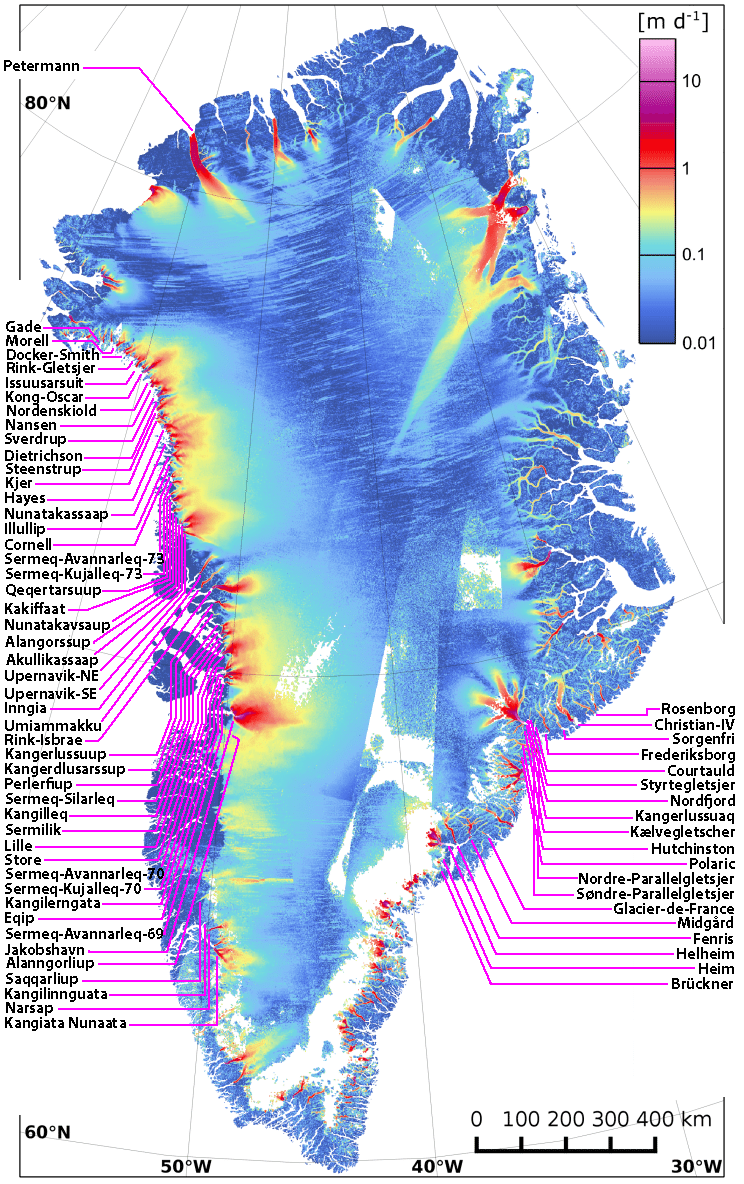
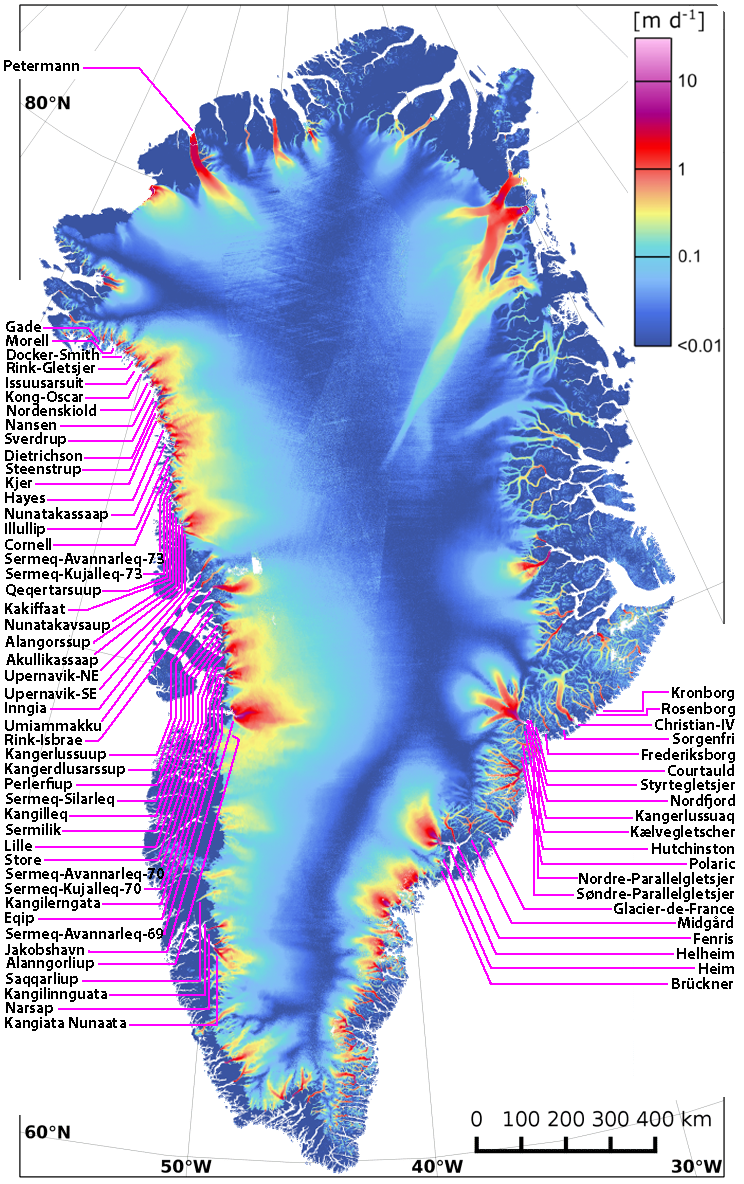
Before/after of a 744×1184 layered artwork. What changed in the layer stack:
removed layer "Layer 1" from group "Kangerlussuaq" over [603, 681, 734, 712]
painted on "Whiteout" over [628, 9, 721, 357]
painted on "Naglar Velocity" over [39, 4, 725, 1173]
